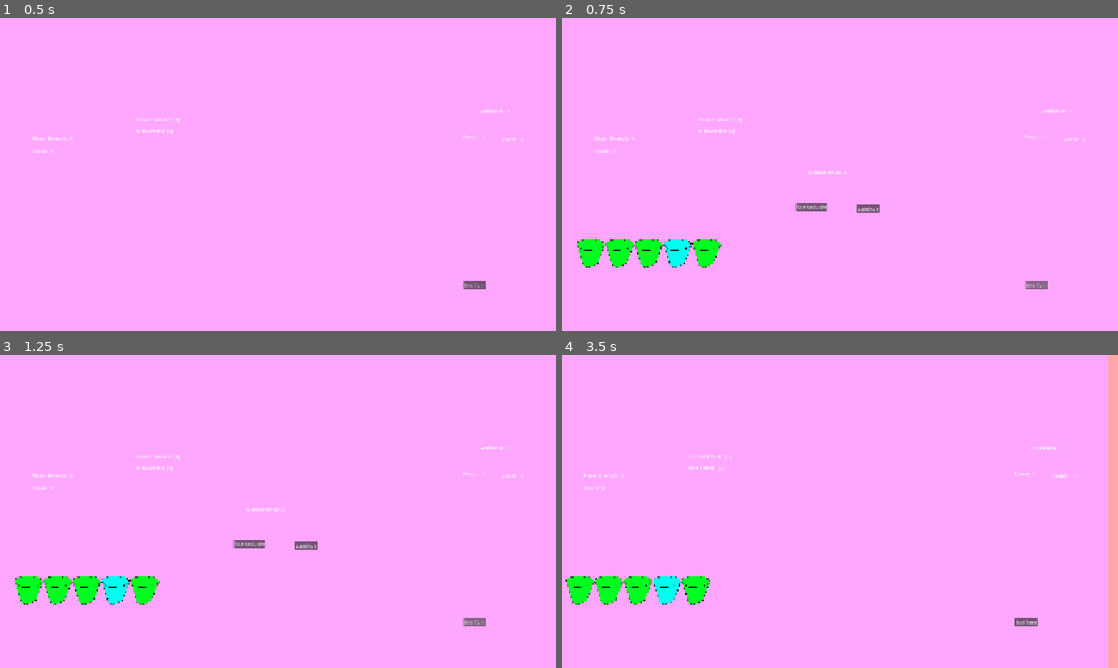
Above: before the commit, frames 1-4 (two rows, left to right).
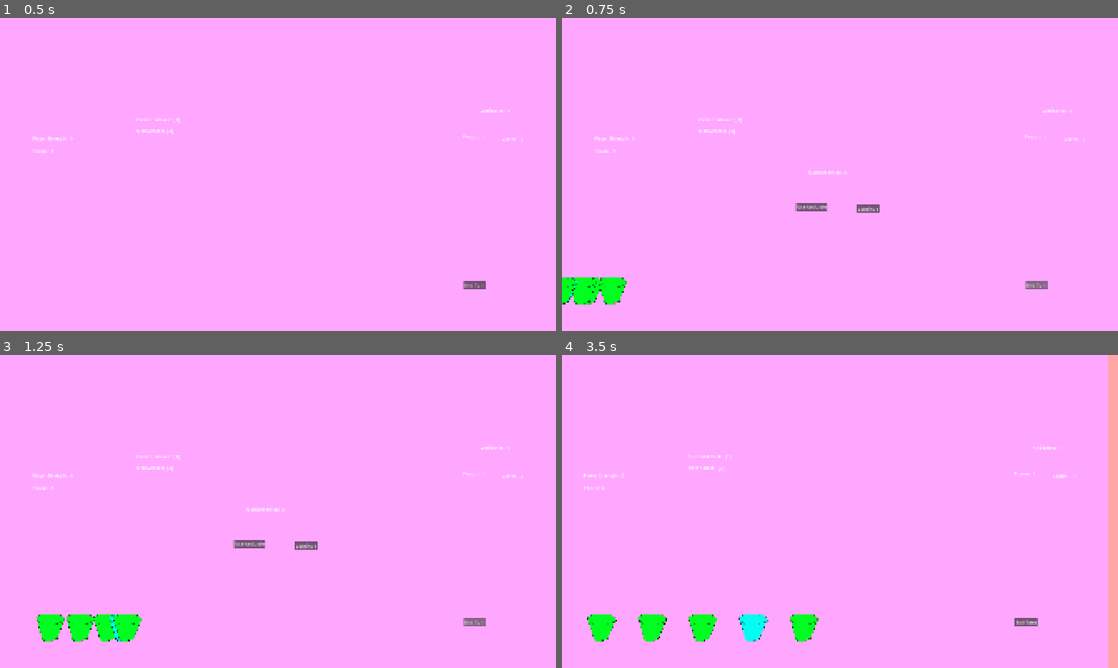
Above: after the commit, the same moments.

Repository: Novali91/Snakeeyes
Game: Godot game, scene res://01_Managers/01_StateManager/top_state_machine.tscn
Same seed, same stepped clock (60 frames per second), same inputs: the game is played once before the commit and once after it.
Inputs (mouse positions are in pixels of both pictures, inside the frame that each line leads up to):
- Up to frame 1 (0.5 s): no input
- Up to frame 2 (0.75 s): click "End Turn" at 0.5 s
- Up to frame 3 (1.25 s): no input
- Up to frame 4 (3.5 s): click "Continue" at 1.25 s; move the mouse to (662, 511) at 2.02 s; hold Right (right) 2.03-2.78 s; click (662, 511) at 2.17 s; tap Enter at 2.75 s; move the mouse to (734, 511) at 2.77 s; hold Left (left) from 2.78 s (still down); click (734, 511) at 2.92 s

Frame 1 is identical in both runs. In frame 2, 2.5% of the frame differs, in the area x 0-29%, y 70-92%; in frame 3, 3.0%; in frame 4, 3.3%, in the area x 0-47%, y 70-92%.

Commit message:
Part way through integrating drink sliding

Diff:
--- a/01_Managers/04_HandManager/hand_manager.gd
+++ b/01_Managers/04_HandManager/hand_manager.gd
@@ -38,14 +38,15 @@
 	var new_drink: Drink = null
 	for i: int in range(drink_slots.size()):
 		if cur_drink >= new_drinks.size():
-			return
+			break
 		new_drink = new_drinks[cur_drink]
 		cur_drink += 1
 		if drink_slots[i] == null:
 			tooltip_manager.add_item(new_drink)
 			drink_slots[i] = new_drink
 			## For some reason their position doesn't update
-			new_drink.position = Vector2((i+1)*100, 800)
+			#new_drink.position = Vector2((i+1)*100, 800)
+	slide_manager.begin_slide_drinks(drink_slots)
 	pass
 
 func _click_drink(drink: Drink) -> void:
--- a/01_Managers/04_HandManager/slide_manager.gd
+++ b/01_Managers/04_HandManager/slide_manager.gd
@@ -2,8 +2,7 @@
 extends Node
 
 var test_cup = preload('res://02_Deck/01_Drinks/drink.tscn')
-var cups: Array[Node2D] = []
-var cup_location_goals = []
+var drinks: Array[Drink]
 var slide_start_times = [0]
 
 func _ready() -> void:
@@ -12,40 +11,39 @@
 func _process(delta: float) -> void:
 	var slide_end_time = slide_start_times[slide_start_times.size()-1] + slide_time
 	if Time.get_ticks_msec() < slide_end_time:
-		slide_cups()
+		slide_drinks()
 	elif Time.get_ticks_msec() < slide_end_time + 50: #arbitrarily small amount of ms
-		finish_slide_cups()
+		finish_slide_drinks()
 
 var temp_cup_height = 150 #temporary placement variable
 var slide_time = 1200
 var slide_intro_spacing = 100
 var slide_start_offset_pos = 30
 
-func begin_slide_cups(drinks: Array[DrinkResource]) -> void:
-	slide_start_times = []
+func begin_slide_drinks(in_drinks: Array[Drink]) -> void:
+	drinks = in_drinks
 	for i in drinks.size():
+		var drink = drinks[i]
 		slide_start_times.append(Time.get_ticks_msec() + i * slide_intro_spacing)
+		if drink != null:
+			drink.slide_location_goal = get_drink_spacing(i,drinks.size())
+
+func get_drink_spacing(i: int, num_cups: int) -> float:
+	return ((i+1) / float(num_cups+1)) * 1920
+
+func slide_drinks() -> void:
+	for i in drinks.size():
 		var drink = drinks[i]
-		var new_cup = test_cup.instantiate()
-		cups.append(new_cup)
-		#somehow link cup to the drink data structure here
-		#or maybe just store it for later when theyre clicked
-		add_child(new_cup)
-		cup_location_goals.append(get_cup_spacing(i,drinks.size()))
-
-func get_cup_spacing(i: int, num_cups: int) -> float:
-	return ((i+1) / float(num_cups+1)) * get_parent().SCREEN_SIZE.x
-
-func slide_cups() -> void:
-	for i in cups.size():
 		var amount_through_slide_linear = (Time.get_ticks_msec() - slide_start_times[i] - slide_start_offset_pos)/float(slide_time)
 		var amount_through_slide = clamp(ease_out_0_1(amount_through_slide_linear),-slide_start_offset_pos,1)
-		#cups[i].global_position = Vector2(global_position.x + amount_through_slide * cup_location_goals[i],global_position.y + get_parent().SCREEN_SIZE.y - temp_cup_height) #Will change this get_parent call later, screen size will prob be made global somehow
+		if drink != null:
+			drink.position = Vector2(amount_through_slide * drink.slide_location_goal,1080 - temp_cup_height)
 
-func finish_slide_cups() -> void:
-	for i in cups.size():
-		pass
-		#cups[i].global_position = Vector2(global_position.x + cup_location_goals[i],global_position.y + get_parent().SCREEN_SIZE.y - temp_cup_height)
+func finish_slide_drinks() -> void:
+	for i in drinks.size():
+		var drink = drinks[i]
+		if drink != null:
+			drink.position = Vector2(drink.slide_location_goal,1080 - temp_cup_height)
 
 func ease_out_0_1(x: float) -> float:
 	return sin(clamp(x,0,1) * PI / 2)
--- a/02_Deck/01_Drinks/drink.gd
+++ b/02_Deck/01_Drinks/drink.gd
@@ -15,6 +15,9 @@
 
 @onready var drink_sprite: Sprite2D = $DrinkSprite
 
+var slide_location_goal: float
+var slide_start_time: float
+
 func _ready() -> void:
 	super._ready()
 	tooltip.instantiate_drink_values(attached_drink)
